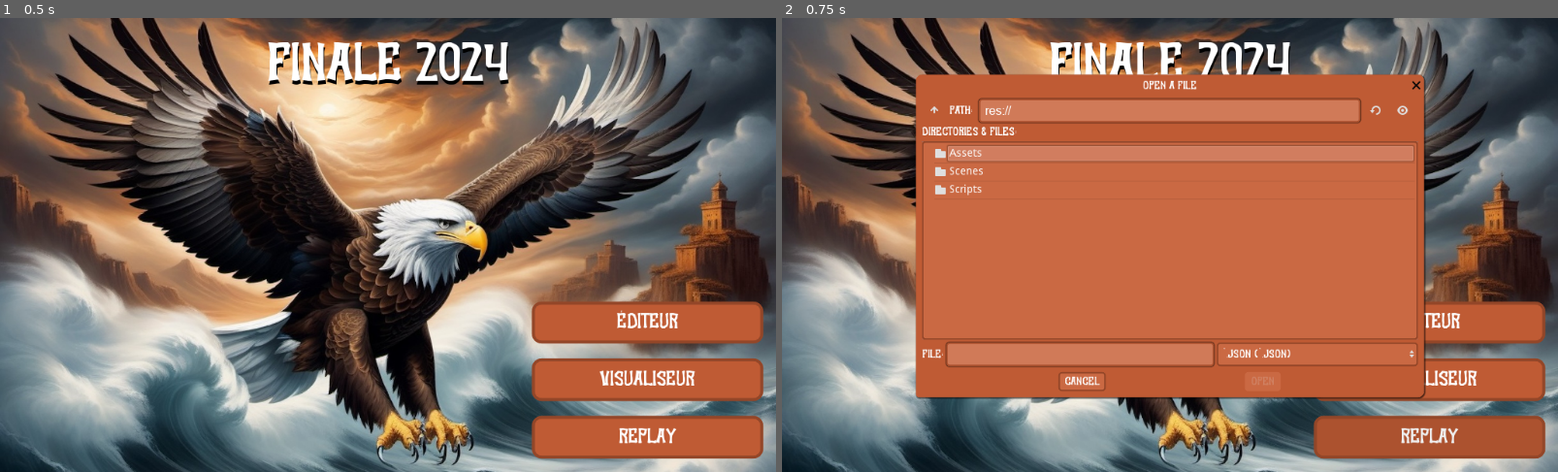
Above: before the commit, frames 1-2 (left to right).
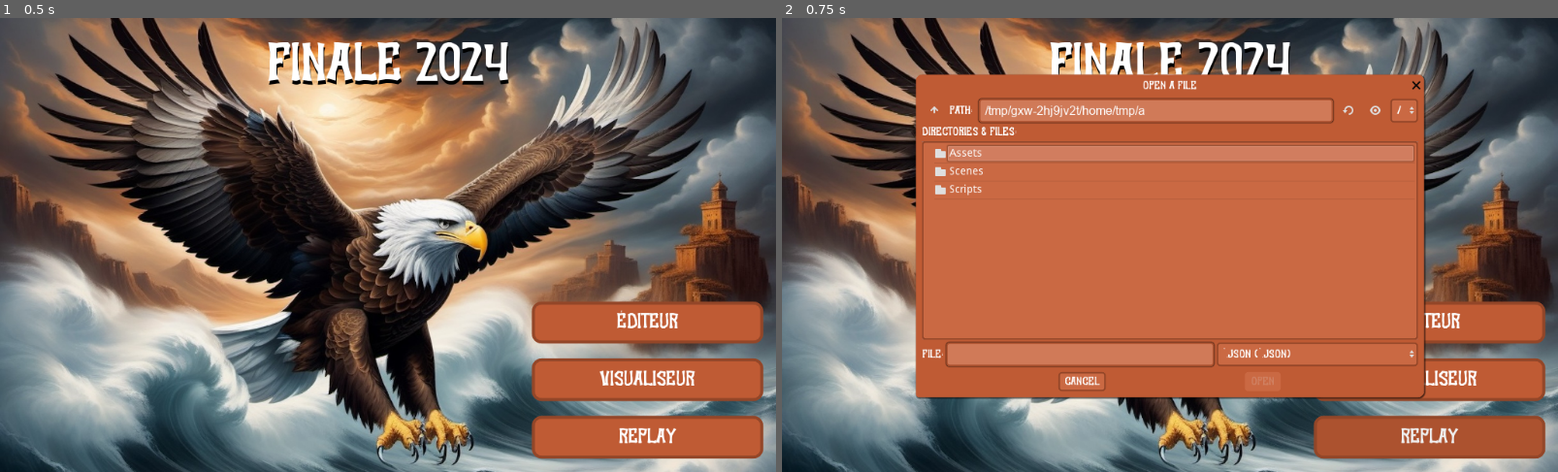
Above: after the commit, the same moments.

Repository: prologin/prologin2024
Game: Godot game, scene res://Scenes/Menu/Menu.tscn
Two runs of this game, one before a commit and one after it. Both use one fixed random seed, a clock stepped at 60 frames per second and the inputs below.
Inputs:
- Up to frame 1 (0.5 s): no input
- Up to frame 2 (0.75 s): click "Replay" at 0.5 s

Frame 1 is identical in both runs. In frame 2, 0.5% of the frame differs, in the area x 26-82%, y 17-24%.

Commit message:
menu: import map without creation
Squashed commit of the following:

* editor: clear map context when leaving

* menu: import map without creation

Diff:
--- a/gui/godot/Scenes/Menu/Menu.tscn
+++ b/gui/godot/Scenes/Menu/Menu.tscn
@@ -98,20 +98,20 @@
 
 [node name="HBoxContainer" type="HBoxContainer" parent="EditorPopup/VBoxContainer"]
 margin_right = 263.0
-margin_bottom = 138.0
+margin_bottom = 104.0
 size_flags_vertical = 3
 custom_constants/separation = 20
 alignment = 1
 
 [node name="AspectRatioContainer" type="AspectRatioContainer" parent="EditorPopup/VBoxContainer/HBoxContainer"]
 margin_right = 97.0
-margin_bottom = 138.0
+margin_bottom = 104.0
 size_flags_horizontal = 3
 
 [node name="Largeur" type="LineEdit" parent="EditorPopup/VBoxContainer/HBoxContainer/AspectRatioContainer"]
-margin_top = 20.5
+margin_top = 3.5
 margin_right = 97.0
-margin_bottom = 117.5
+margin_bottom = 100.5
 rect_pivot_offset = Vector2( 22.9559, 18.6385 )
 align = 1
 placeholder_text = "L"
@@ -120,22 +120,22 @@
 
 [node name="Label" type="Label" parent="EditorPopup/VBoxContainer/HBoxContainer"]
 margin_left = 117.0
-margin_top = 41.0
+margin_top = 24.0
 margin_right = 145.0
-margin_bottom = 96.0
+margin_bottom = 79.0
 custom_fonts/font = SubResource( 1 )
 text = "×"
 
 [node name="AspectRatioContainer2" type="AspectRatioContainer" parent="EditorPopup/VBoxContainer/HBoxContainer"]
 margin_left = 165.0
 margin_right = 263.0
-margin_bottom = 138.0
+margin_bottom = 104.0
 size_flags_horizontal = 3
 
 [node name="Hauteur" type="LineEdit" parent="EditorPopup/VBoxContainer/HBoxContainer/AspectRatioContainer2"]
-margin_top = 20.0
+margin_top = 3.0
 margin_right = 98.0
-margin_bottom = 118.0
+margin_bottom = 101.0
 rect_pivot_offset = Vector2( 22.9559, 18.6385 )
 align = 1
 placeholder_text = "H"
@@ -153,11 +153,27 @@
 - La taille n'est pas entre 10 et 200"
 align = 1
 
+[node name="Import" type="Button" parent="EditorPopup/VBoxContainer"]
+margin_top = 108.0
+margin_right = 263.0
+margin_bottom = 133.0
+text = "Importer"
+
 [node name="Creer" type="Button" parent="EditorPopup/VBoxContainer"]
-margin_top = 142.0
+margin_top = 137.0
 margin_right = 263.0
 margin_bottom = 162.0
 text = "Créer"
+
+[node name="ImportMapPopup" type="FileDialog" parent="."]
+margin_right = 670.0
+margin_bottom = 402.0
+rect_min_size = Vector2( 400, 140 )
+theme = ExtResource( 5 )
+window_title = "Ouvrir un fichier"
+mode = 0
+access = 2
+filters = PoolStringArray( "*.json" )
 
 [node name="ReplayPopup" type="FileDialog" parent="."]
 margin_right = 670.0
@@ -166,10 +182,13 @@
 theme = ExtResource( 5 )
 window_title = "Ouvrir un fichier"
 mode = 0
+access = 2
 filters = PoolStringArray( "*.json" )
 
 [connection signal="pressed" from="TextureRect/VBoxContainer/ButtonEditeurCarte" to="." method="_on_ButtonEditeurCarte_pressed"]
 [connection signal="pressed" from="TextureRect/VBoxContainer/ButtonVisualiseurCarte" to="." method="_on_ButtonVisualiseurCarte_pressed"]
 [connection signal="pressed" from="TextureRect/VBoxContainer/ButtonReplay" to="." method="_on_ButtonReplay_pressed"]
+[connection signal="pressed" from="EditorPopup/VBoxContainer/Import" to="." method="_on_Import_pressed"]
 [connection signal="pressed" from="EditorPopup/VBoxContainer/Creer" to="." method="_on_Creer_pressed"]
+[connection signal="file_selected" from="ImportMapPopup" to="." method="_on_ImportMapPopup_file_selected"]
 [connection signal="file_selected" from="ReplayPopup" to="." method="_on_ReplayPopup_file_selected"]
--- a/gui/godot/Scripts/Game/Context.gd
+++ b/gui/godot/Scripts/Game/Context.gd
@@ -5,6 +5,7 @@
 var editor_init_width = 4
 var editor_init_height = 4
 var replay_path = ''
+var map_path = ''
 
 # igui-related
 var socket = null
--- a/gui/godot/Scripts/Scenes/MapEditor/MapEditor.gd
+++ b/gui/godot/Scripts/Scenes/MapEditor/MapEditor.gd
@@ -27,7 +27,10 @@
 
 
 func _ready():
-	_on_ClearMap_pressed()
+	if Context.map_path.empty():
+		_on_ClearMap_pressed()
+	else:
+		_on_ImportDialog_file_selected(Context.map_path)
 	update_editor_mode()
 	update_selector()
 
@@ -243,6 +246,7 @@
 	viewer.update_all(new_map)
 
 func _on_Back_to_main_menu_pressed():
+	Context.map_path = ""
 	Scenes.open_scene(self, Scenes.menu_scene)
 
 func _on_ExportDialog_about_to_show():
--- a/gui/godot/Scripts/Scenes/Menu/Menu.gd
+++ b/gui/godot/Scripts/Scenes/Menu/Menu.gd
@@ -7,6 +7,10 @@
 
 func _on_ButtonEditeurCarte_pressed() -> void:
 	$EditorPopup.popup_centered()
+
+
+func _on_Import_pressed():
+	$ImportMapPopup.popup_centered()
 
 
 func _on_ButtonReplay_pressed() -> void:
@@ -61,3 +65,8 @@
 		Scenes.open_scene(self, Scenes.replay_scene)
 	else:
 		print("Could not open client socket on port " + str(port))
+
+
+func _on_ImportMapPopup_file_selected(path:String):
+	Context.map_path = path
+	Scenes.open_scene(self, Scenes.editeur_scene)
